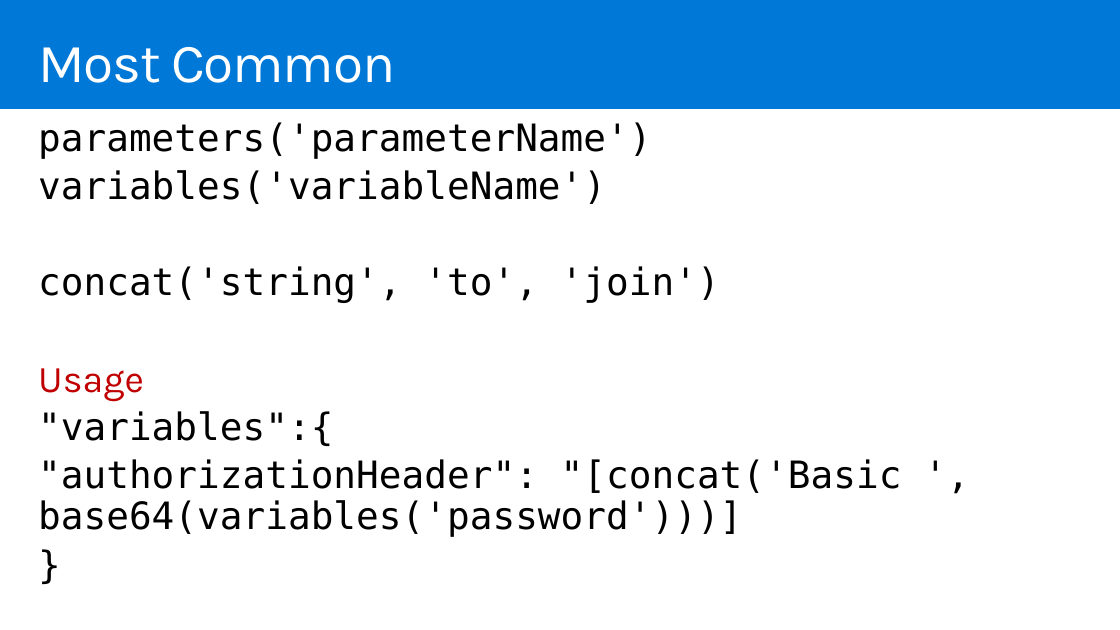
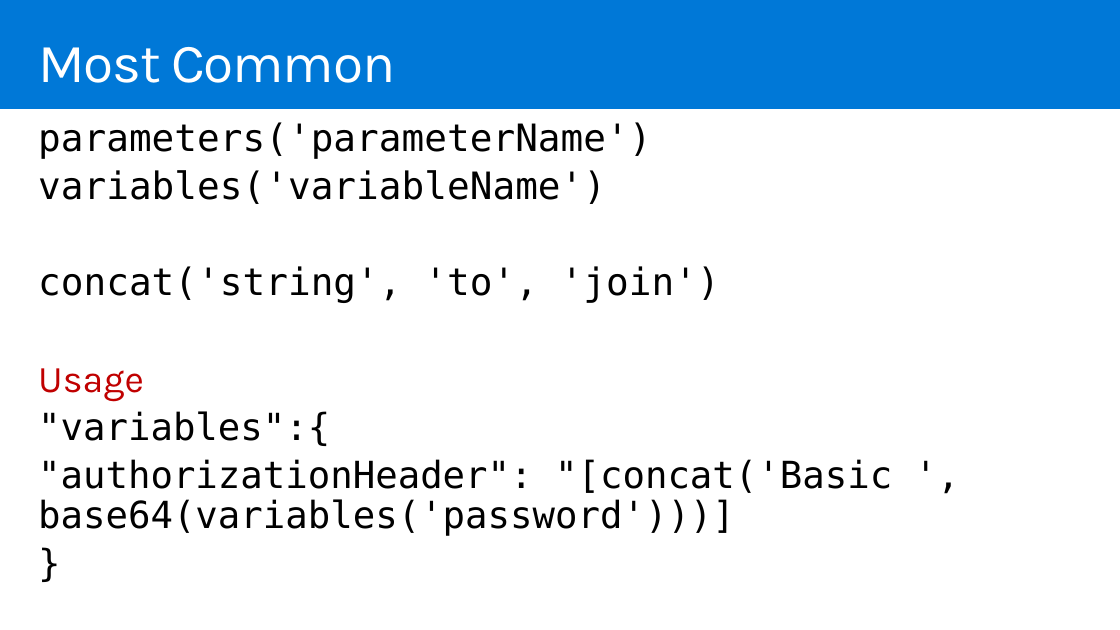
Before and after one commit to mcollier/StirTrek2016, a slide deck: slide 26 of Work on Your ARM Strength.pptx (slide 22 before the commit). Drawn at 1120x630 pixels with LibreOffice and Linux fonts; fonts in the diff are those of the drawing. Boxes give left, top, right and bottom in pixels: in the first picture for what was removed or moved away, otherwise in the second. Text is boxed around its words. In the diff, an @@ line names an element or a change of style, - is before the commit and + after.

```diff
--- a/Work on Your ARM Strength.pptx
+++ b/Work on Your ARM Strength.pptx
@@ text at box(38, 411, 892, 536): size 32.4 to 32 pt in ""variables":{", ""authorizationHeader": "[concat('Basic ', base64(variables(' ...", "}" @@
```
Also in this commit, not shown: 2 other slides changed, 4 slides added, 1 slide removed, 1 other file.
